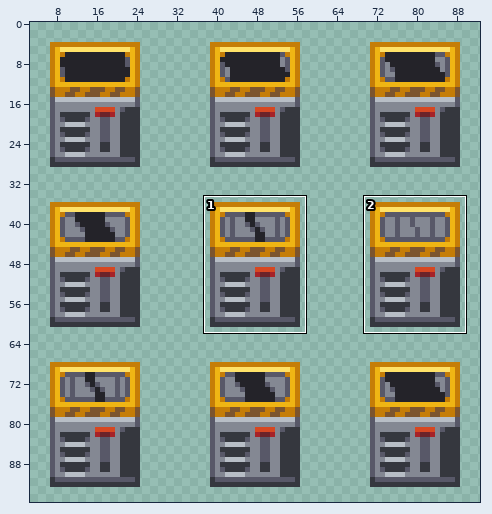
File history of a sprite sheet, Resources/Textures/Structures/Piping/disposal.rsi/disposal-flush.png. Above, an overview of the earlier version with the close-up marked.
Close-up. Old version:
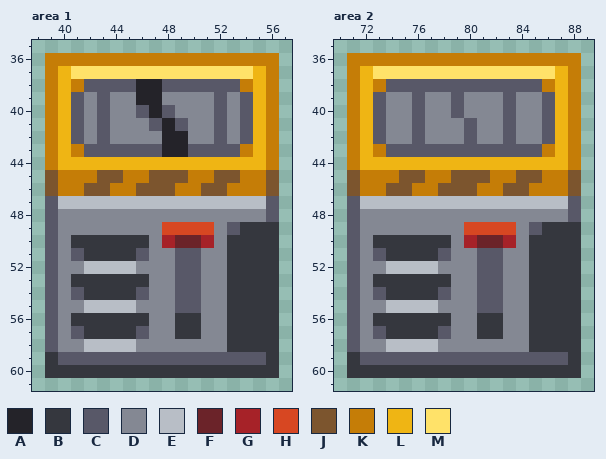
The file is 96x96 pixels. Colours within 5 levels of each other are drawn and written as one. Shown: area 1: x 38..57, y 35..61; area 2: x 70..89, y 35..61. The wide view leaves out empty margins. The commit also changed other parts of the picture, which this record leaves out.
Palette (. is transparent): A #242329  B #35373e  C #585868  D #848893  E #b8bec6  F #6b2329  G #a62228  H #d74722  J #7c552e  K #c57d07  L #efb514  M #ffe269
Pixels before, area 1, first column x 39:
36 KKKKKKKKKKKKKKKKKK
37 KLMMMMMMMMMMMMMMLK
38 KLKCCCCAACCCCCCKLK
39 KLCDCDDAADDDDCDCLK
40 KLCDCDDCACDDDCDCLK
41 KLCDCDDDCACDDCDCLK
42 KLCDCDDDDAADDCDCLK
43 KLKCCCCCCAACCCCKLK
44 KLLLLLLLLLLLLLLLLK
45 JKKKJJKKJJJKKJJKKJ
46 JKKJJKKJJJKKJJKKKJ
47 CEEEEEEEEEEEEEEEEC
48 CDDDDDDDDDDDDDDDDC
49 CDDDDDDDDHHHHDCBBB
50 CDBBBBBBDGFFGDBBBB
51 CDCBBBBCDDCCDDBBBB
52 CDDEEEEDDDCCDDBBBB
53 CDBBBBBBDDCCDDBBBB
54 CDCBBBBCDDCCDDBBBB
55 CDDEEEEDDDCCDDBBBB
56 CDBBBBBBDDBBDDBBBB
57 CDCBBBBCDDBBDDBBBB
58 CDDEEEEDDDDDDDBBBB
59 BCCCCCCCCCCCCCCCCB
60 BBBBBBBBBBBBBBBBBB
Pixels before, area 2, first column x 71:
36 KKKKKKKKKKKKKKKKKK
37 KLMMMMMMMMMMMMMMLK
38 KLKCCCCCCCCCCCCKLK
39 KLCDDCDDCDDDCDDCLK
40 KLCDDCDDCDDDCDDCLK
41 KLCDDCDDDCDDCDDCLK
42 KLCDDCDDDCDDCDDCLK
43 KLKCCCCCCCCCCCCKLK
44 KLLLLLLLLLLLLLLLLK
45 JKKKJJKKJJJKKJJKKJ
46 JKKJJKKJJJKKJJKKKJ
47 CEEEEEEEEEEEEEEEEC
48 CDDDDDDDDDDDDDDDDC
49 CDDDDDDDDHHHHDCBBB
50 CDBBBBBBDGFFGDBBBB
51 CDCBBBBCDDCCDDBBBB
52 CDDEEEEDDDCCDDBBBB
53 CDBBBBBBDDCCDDBBBB
54 CDCBBBBCDDCCDDBBBB
55 CDDEEEEDDDCCDDBBBB
56 CDBBBBBBDDBBDDBBBB
57 CDCBBBBCDDBBDDBBBB
58 CDDEEEEDDDDDDDBBBB
59 BCCCCCCCCCCCCCCCCB
60 BBBBBBBBBBBBBBBBBB
The same view after the edit:
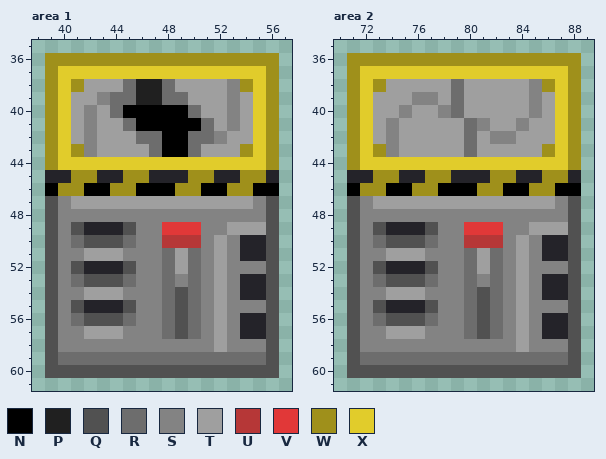
Colours new in this view: N #000000  P #202020  Q #515151  R #6d6d6d  S #838383  T #9f9f9f  U #b63737  V #e13838  W #9f901b  X #e1cc2b
Difference:
Changed rows in their new state; - is an unchanged pixel.
Area 1:
first column x 39:
36 WWWWWWWWWWWWWWWWWW
37 WXXXXXXXXXXXXXXXXW
38 WXWTTTRPPRTTTTSWXW
39 WXTTSRRPPRRTTTSTXW
40 WXTSTRNNNNNRTTSTXW
41 WXTSTTRNNNNNRTSTXW
42 WXTSTTTRRNNRRSTTXW
43 WXWSTTTTRNNRTTTWXW
44 WXXXXXXXXXXXXXXXXW
45 AAWWAAWWAAAWWAAWWA
46 NWWNNWWNNNWWNNWWNN
47 QSTTTTTTTTTTTTTTSQ
48 QSSSSSSSSSSSSSSSSQ
49 QSQAAAQSSVVVSSTTTQ
50 QSRQQQRSSUUUSTSAAQ
51 QSSTTTSSSRTRSTSAAQ
52 QSQAAAQSSRTRSTSSSQ
53 QSRQQQRSSRSRSTSAAQ
54 QSSTTTSSSRQRSTSAAQ
55 QSQAAAQSSRQRSTSSSQ
56 QSRQQQRSSRQRSTSAAQ
57 QSSTTTSSSRQRSTSAAQ
58 QSSSSSSSSSSSSTSSSQ
59 QRRRRRRRRRRRRRRRRQ
60 QQQQQQQQQQQQQQQQQQ
Area 2:
first column x 71:
36 WWWWWWWWWWWWWWWWWW
37 WXXXXXXXXXXXXXXXXW
38 WXWTTTTTRTTTTTSWXW
39 WXTTTSSTRTTTTTSTXW
40 WXTTSTTSRTTTTTSTXW
41 WXTSTTTTTRSTTSTTXW
42 WXTSTTTTTRTSSTTTXW
43 WXWSTTTTTRTTTTTWXW
44 WXXXXXXXXXXXXXXXXW
45 AAWWAAWWAAAWWAAWWA
46 NWWNNWWNNNWWNNWWNN
47 QSTTTTTTTTTTTTTTSQ
48 QSSSSSSSSSSSSSSSSQ
49 QSQAAAQSSVVVSSTTTQ
50 QSRQQQRSSUUUSTSAAQ
51 QSSTTTSSSRTRSTSAAQ
52 QSQAAAQSSRTRSTSSSQ
53 QSRQQQRSSRSRSTSAAQ
54 QSSTTTSSSRQRSTSAAQ
55 QSQAAAQSSRQRSTSSSQ
56 QSRQQQRSSRQRSTSAAQ
57 QSSTTTSSSRQRSTSAAQ
58 QSSSSSSSSSSSSTSSSQ
59 QRRRRRRRRRRRRRRRRQ
60 QQQQQQQQQQQQQQQQQQ
Changed places in both close-ups, as pixel boxes (x1, y1, x2, y2):
changed: (45, 53, 279, 378)
changed: (347, 53, 581, 378)
